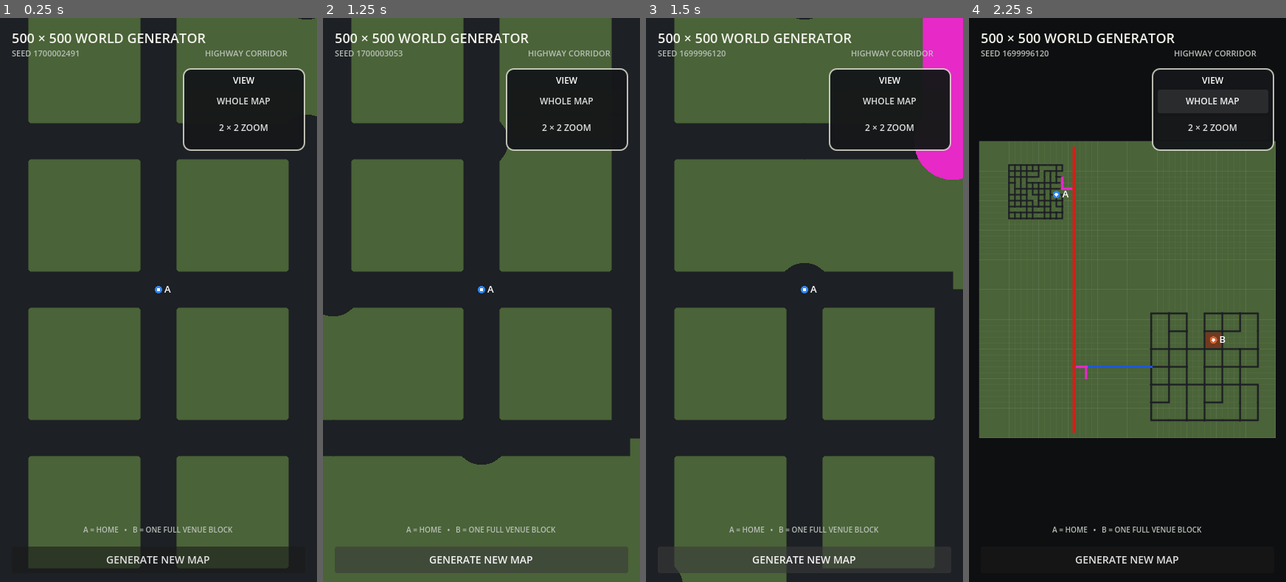
Above: before the commit, frames 1-4 (left to right).
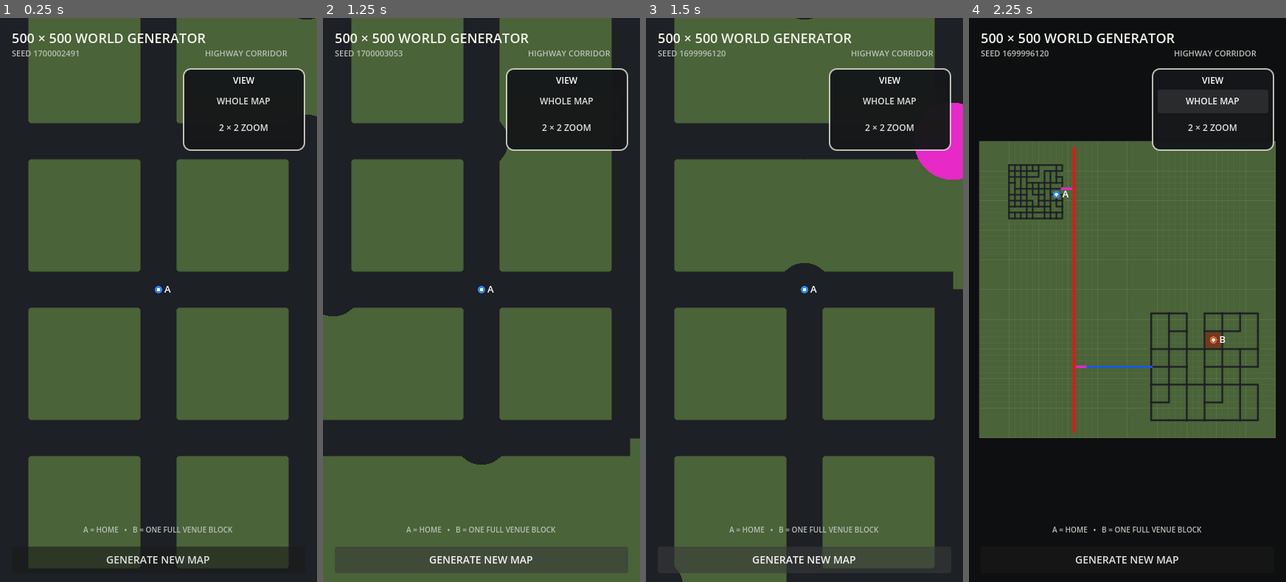
Above: after the commit, the same moments.

Repository: patrickcallahancomedy/comedian
Game: Godot game, scene res://scenes/drive/grid_world_prototype.tscn
Same seed, same stepped clock (60 frames per second), same inputs: the game is played once before the commit and once after it. This scene is started directly instead of the project's main scene.
Inputs:
- Up to frame 1 (0.25 s): no input
- Up to frame 2 (1.25 s): click "GENERATE NEW MAP" at 0.5 s
- Up to frame 3 (1.5 s): click "GENERATE NEW MAP" at 1.25 s
- Up to frame 4 (2.25 s): click "WHOLE MAP" at 2 s

Frames 1-2 are identical in both runs. In frame 3, 1.4% of the frame differs, in the area x 87-100%, y 0-16%; in frame 4, less than 0.1%.

Commit message:
Fix highway connector and ramp topology

Diff:
--- a/godot/scripts/drive/grid_world_generator.gd
+++ b/godot/scripts/drive/grid_world_generator.gd
@@ -854,60 +854,76 @@
 ) -> Vector2i:
 	var gateway := Vector2i(nodes[gateway_id])
 	var merge := gateway
-	var approach := gateway
-	var ramp_corner := gateway
+	var connector_end := gateway
+	var ramp_turn := gateway
 
 	if horizontal_highway:
-		var side: int = -1 if gateway.y < highway_start.y else 1
+		var highway_y: int = highway_start.y
+		var side: int = -1 if gateway.y < highway_y else 1
 		var merge_x: int = clampi(
 			_snap_int(gateway.x, CONNECTOR_STEP),
 			HIGHWAY_EDGE_MARGIN + RAMP_RUN,
 			GRID_SIZE - HIGHWAY_EDGE_MARGIN - RAMP_RUN
 		)
-		var run_sign: int = 1 if merge_x < GRID_SIZE / 2 else -1
-		merge = Vector2i(merge_x, highway_start.y)
-		ramp_corner = Vector2i(
+
+		merge = Vector2i(merge_x, highway_y)
+		ramp_turn = Vector2i(
 			merge_x,
-			highway_start.y + side * RAMP_STANDOFF
-		)
-		approach = Vector2i(
-			merge_x - run_sign * RAMP_RUN,
-			ramp_corner.y
+			highway_y + side * RAMP_STANDOFF
+		)
+		connector_end = Vector2i(
+			gateway.x,
+			ramp_turn.y
 		)
 	else:
-		var side: int = -1 if gateway.x < highway_start.x else 1
+		var highway_x: int = highway_start.x
+		var side: int = -1 if gateway.x < highway_x else 1
 		var merge_y: int = clampi(
 			_snap_int(gateway.y, CONNECTOR_STEP),
 			HIGHWAY_EDGE_MARGIN + RAMP_RUN,
 			GRID_SIZE - HIGHWAY_EDGE_MARGIN - RAMP_RUN
 		)
-		var run_sign: int = 1 if merge_y < GRID_SIZE / 2 else -1
-		merge = Vector2i(highway_start.x, merge_y)
-		ramp_corner = Vector2i(
-			highway_start.x + side * RAMP_STANDOFF,
+
+		merge = Vector2i(highway_x, merge_y)
+		ramp_turn = Vector2i(
+			highway_x + side * RAMP_STANDOFF,
 			merge_y
 		)
-		approach = Vector2i(
-			ramp_corner.x,
-			merge_y - run_sign * RAMP_RUN
-		)
-
+		connector_end = Vector2i(
+			ramp_turn.x,
+			gateway.y
+		)
+
+	connector_end = _clamp_to_world(
+		_snap_point(connector_end, CONNECTOR_STEP)
+	)
+	ramp_turn = _clamp_to_world(
+		_snap_point(ramp_turn, CONNECTOR_STEP)
+	)
+	merge = _clamp_to_world(
+		_snap_point(merge, CONNECTOR_STEP)
+	)
+
+	# Blue connector: shortest Manhattan route from the district boundary to
+	# the highway-side standoff line.
 	_add_grid_path(
 		gateway,
-		approach,
+		connector_end,
 		RoadClass.CONNECTOR,
 		CONNECTOR_STEP,
 		false
 	)
+
+	# Purple ramp: one clean turn from the connector into the highway.
 	_add_grid_path(
-		approach,
-		ramp_corner,
+		connector_end,
+		ramp_turn,
 		RoadClass.RAMP,
 		CONNECTOR_STEP,
 		false
 	)
 	_add_grid_path(
-		ramp_corner,
+		ramp_turn,
 		merge,
 		RoadClass.RAMP,
 		CONNECTOR_STEP,
